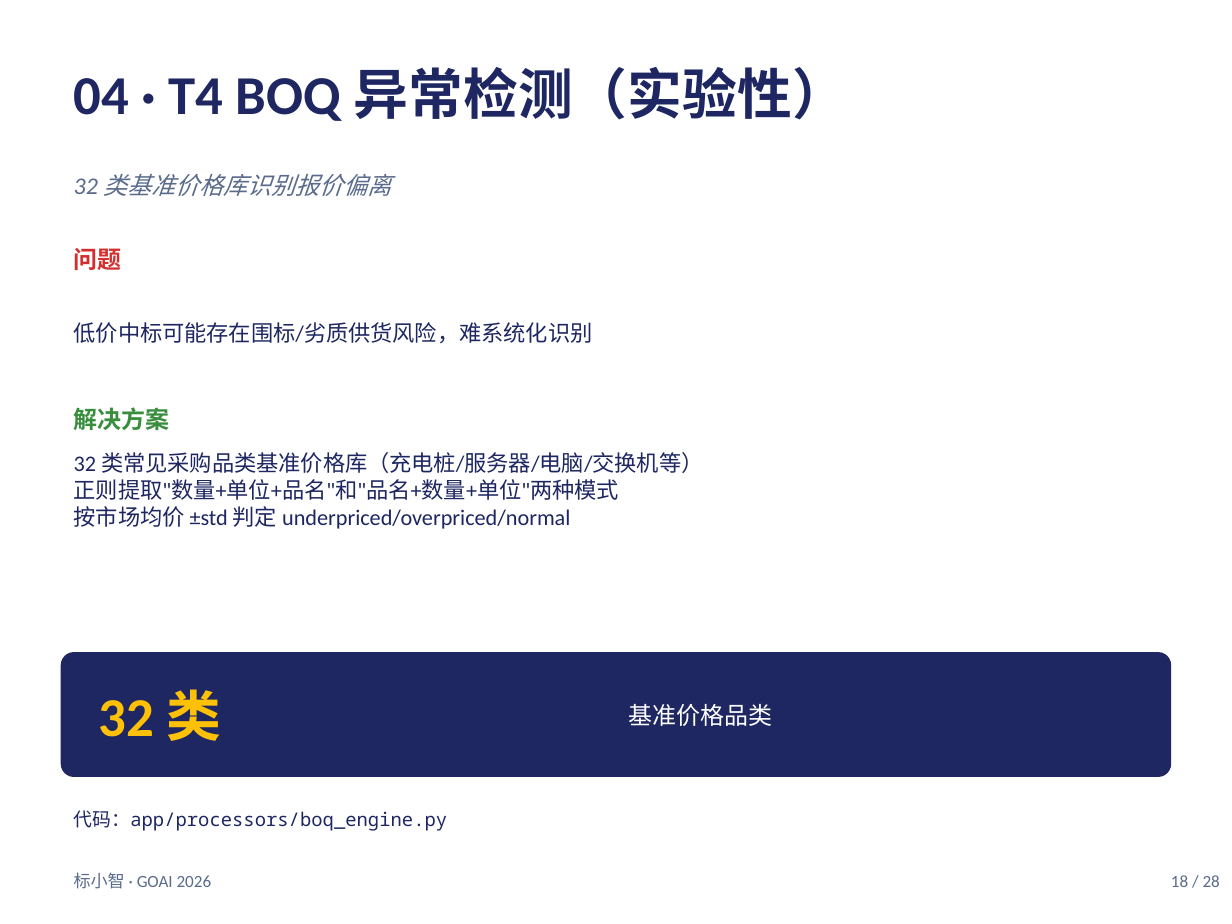
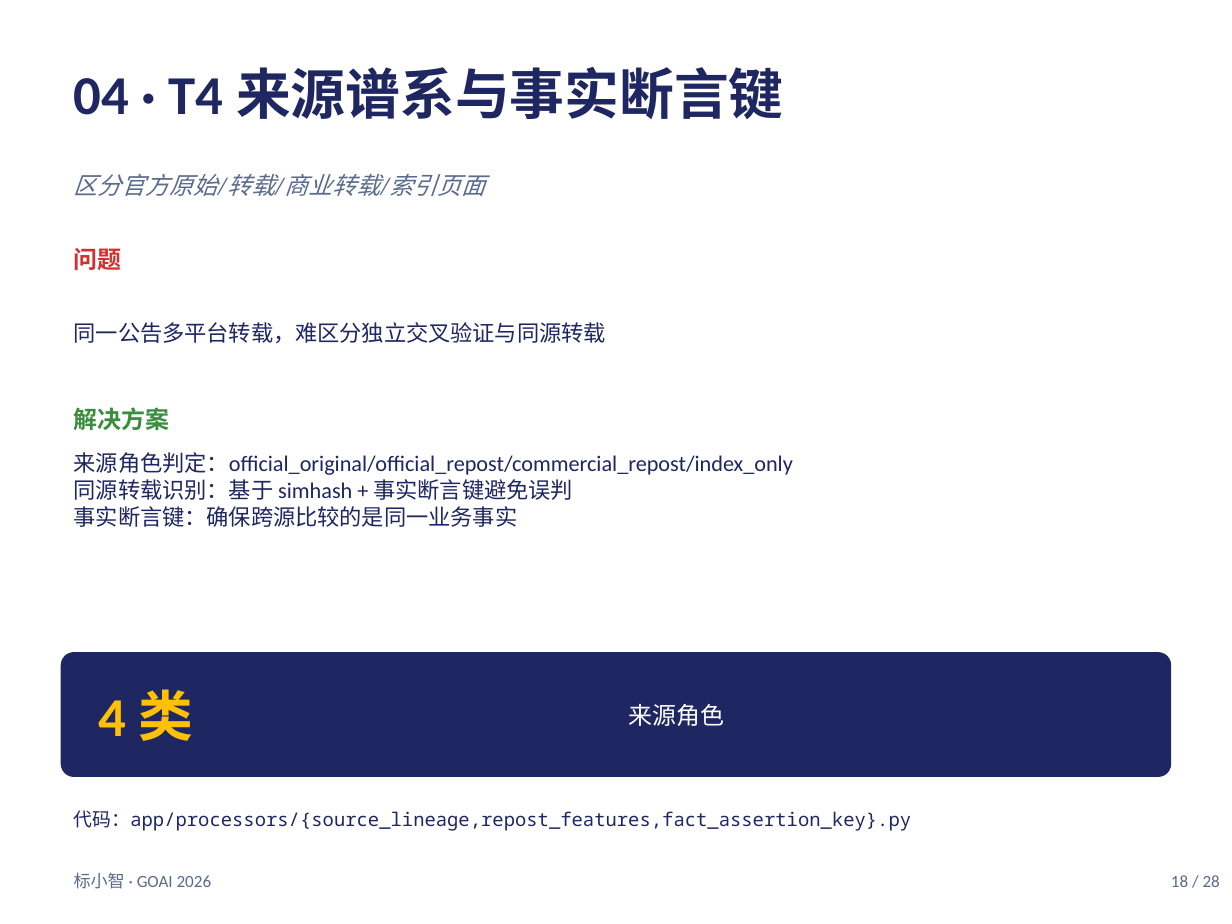
Before and after one commit to tlyyxjz/BidAgent, a slide deck: slide 18 of _w2_report/proposal.pptx. Drawn at 1232x924 pixels with LibreOffice and Linux fonts; fonts in the diff are those of the drawing. Boxes give left, top, right and bottom in pixels: in the first picture for what was removed or moved away, otherwise in the second. Text is boxed around its words. In the diff, an @@ line names an element or a change of style, - is before the commit and + after.

```diff
--- a/_w2_report/proposal.pptx
+++ b/_w2_report/proposal.pptx
@@ text at (x1=74, y1=67, x2=784, y2=119): text changed @@
-04 · T4 BOQ 异常检测（实验性）
+04 · T4 来源谱系与事实断言键
@@ text at (x1=74, y1=174, x2=486, y2=196): text changed @@
-32 类基准价格库识别报价偏离
+区分官方原始/转载/商业转载/索引页面
@@ text at (x1=74, y1=322, x2=606, y2=343): text changed @@
-低价中标可能存在围标/劣质供货风险，难系统化识别
+同一公告多平台转载，难区分独立交叉验证与同源转载
@@ text at (x1=74, y1=452, x2=793, y2=527): text changed @@
-32 类常见采购品类基准价格库（充电桩/服务器/电脑/交换机等）
-正则提取"数量+单位+品名"和"品名+数量+单位"两种模式
-按市场均价 ±std 判定 underpriced/overpriced/normal
+来源角色判定：official_original/official_repost/commercial_repost/index_only
+同源转载识别：基于 simhash + 事实断言键避免误判
+事实断言键：确保跨源比较的是同一业务事实
@@ text at (x1=98, y1=689, x2=193, y2=741): text changed @@
-32 类
+4 类
@@ text at (x1=628, y1=704, x2=724, y2=726): text changed @@
-基准价格品类
+来源角色
@@ text at (x1=74, y1=810, x2=911, y2=831): text changed @@
-代码：app/processors/boq_engine.py
+代码：app/processors/{source_lineage,repost_features,fact_assertion_key}.py
```
Also in this commit, not shown: 9 other slides changed, 20 other files.
